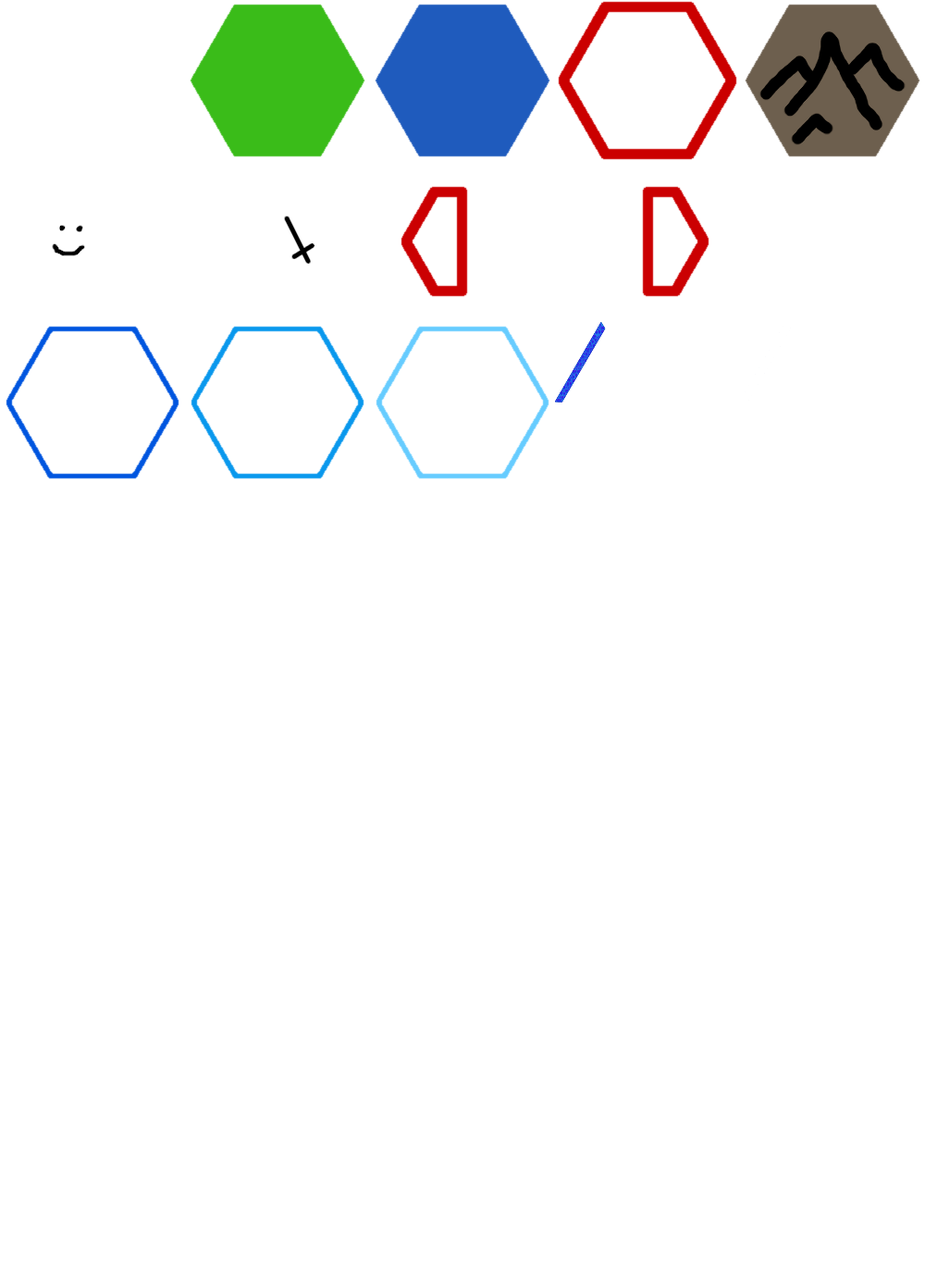
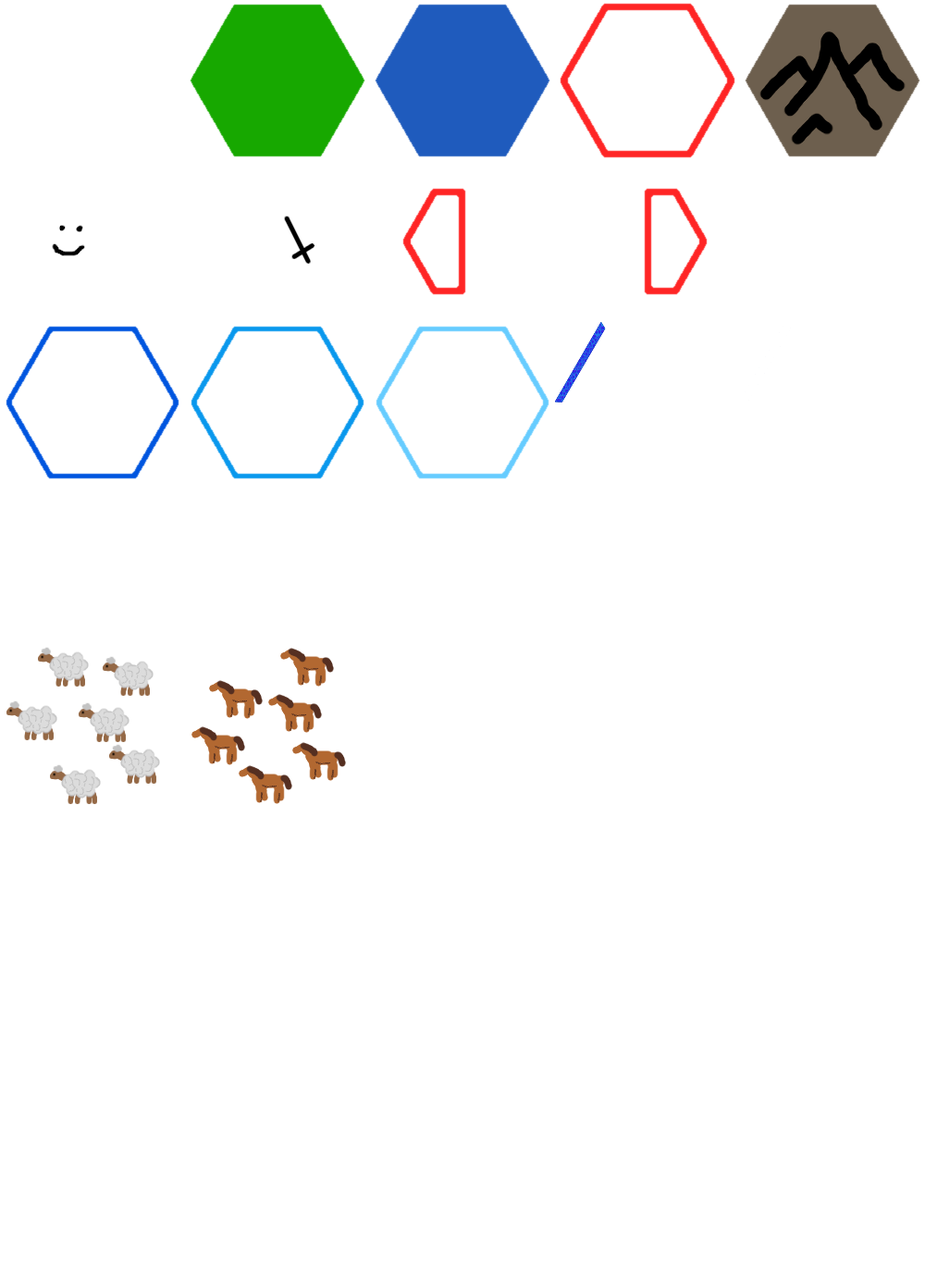
Layers edited between the first and the second w=925, h=1288 image:
painted on "Background", masked it over [6, 0, 738, 804]
